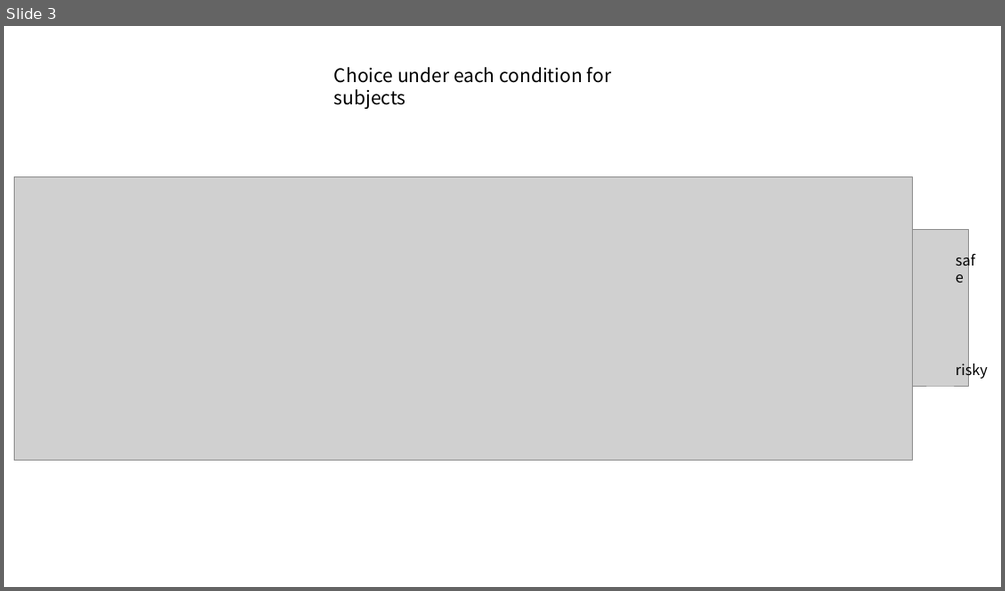
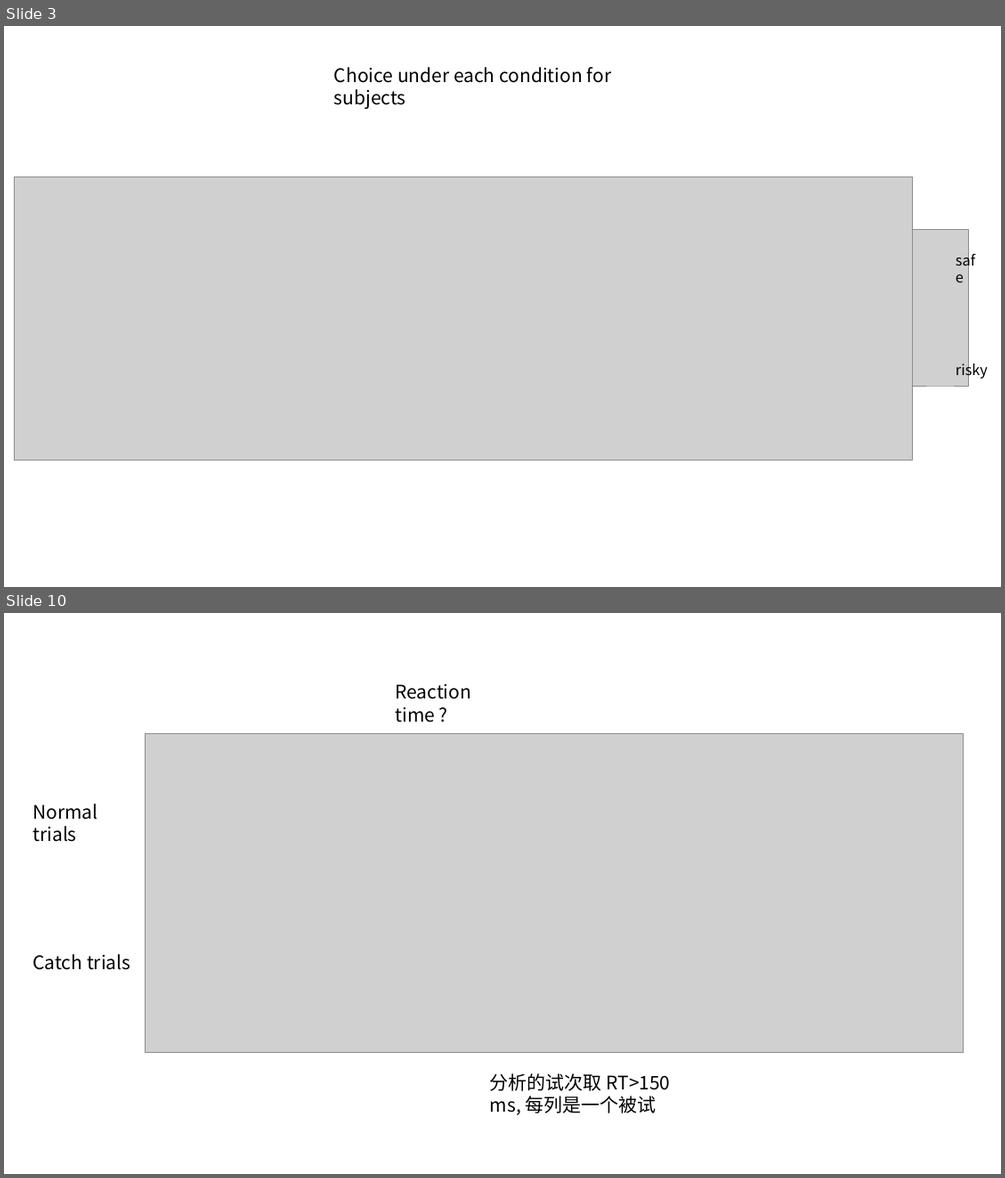
Before and after one commit to NieSz/poor-neuroeco-exp, a slide deck: anal/181111.pptx. Shown one above the other, each under a label of ours: slide 3 before the commit, slides 3 and 10 after it; the slides between them are not shown. The pictures are 1005x591 and 1005x1178 pixels, drawn with LibreOffice and Linux fonts; fonts in the diff are those of the drawing; grey boxes stand for pictures. Boxes give left, top, right and bottom in pixels: in the first picture for what was removed or moved away, otherwise in the second. Text is boxed around its words. In the diff, an @@ line names an element or a change of style, - is before the commit and + after.

```diff
--- a/anal/181111.pptx
+++ b/anal/181111.pptx
@@ slide 10 added at (4, 613, 1001, 1174), background #FFFFFF @@
@@ text added at (395, 684, 471, 722), 18 pt, text #000000 @@
+Reaction time ?
@@ picture added at (146, 734, 963, 1053) @@
@@ text added at (32, 803, 97, 842), 18 pt, text #000000 @@
+Normal trials
@@ text added at (32, 954, 130, 970), 18 pt, text #000000 @@
+Catch trials
@@ text added at (490, 1073, 670, 1115), 18 pt, text #000000 @@
+分析的试次取 RT>150 ms, 每列是一个被试
```
Also in this commit, not shown: 8 slides changed, 2 other files.
